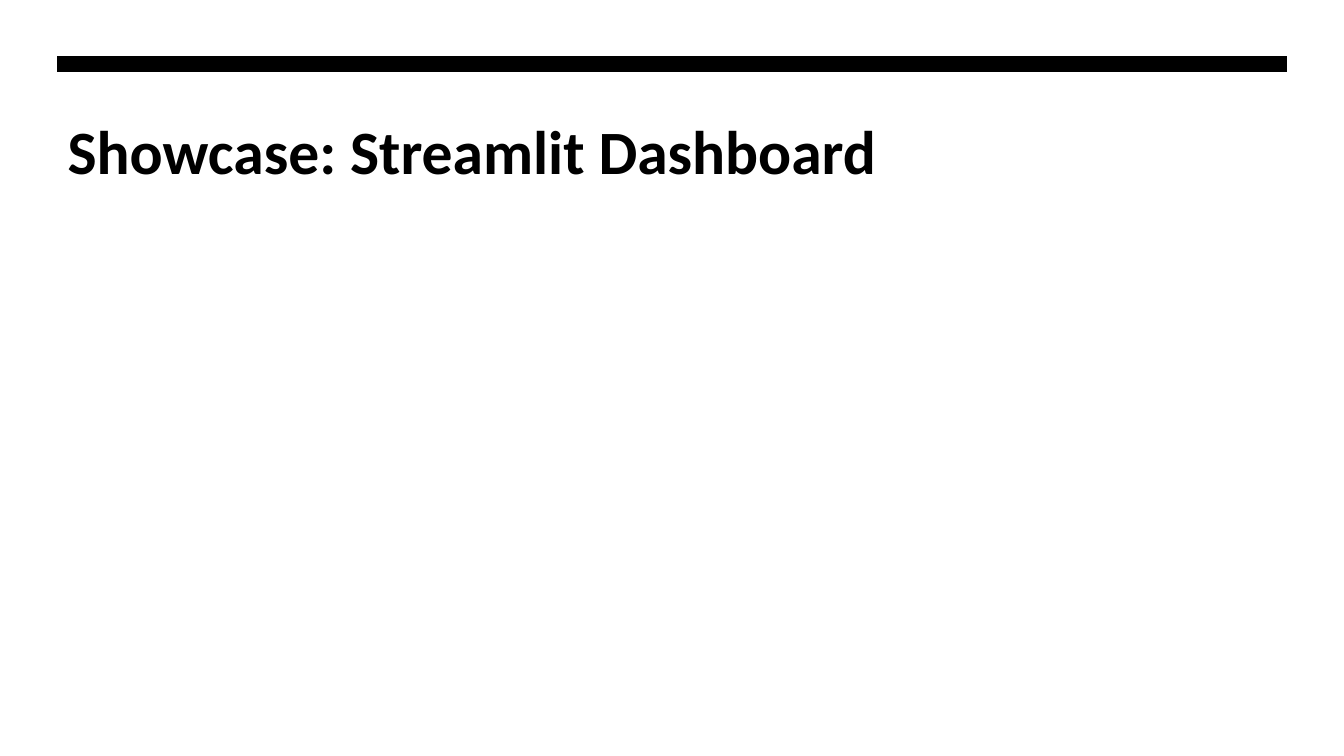
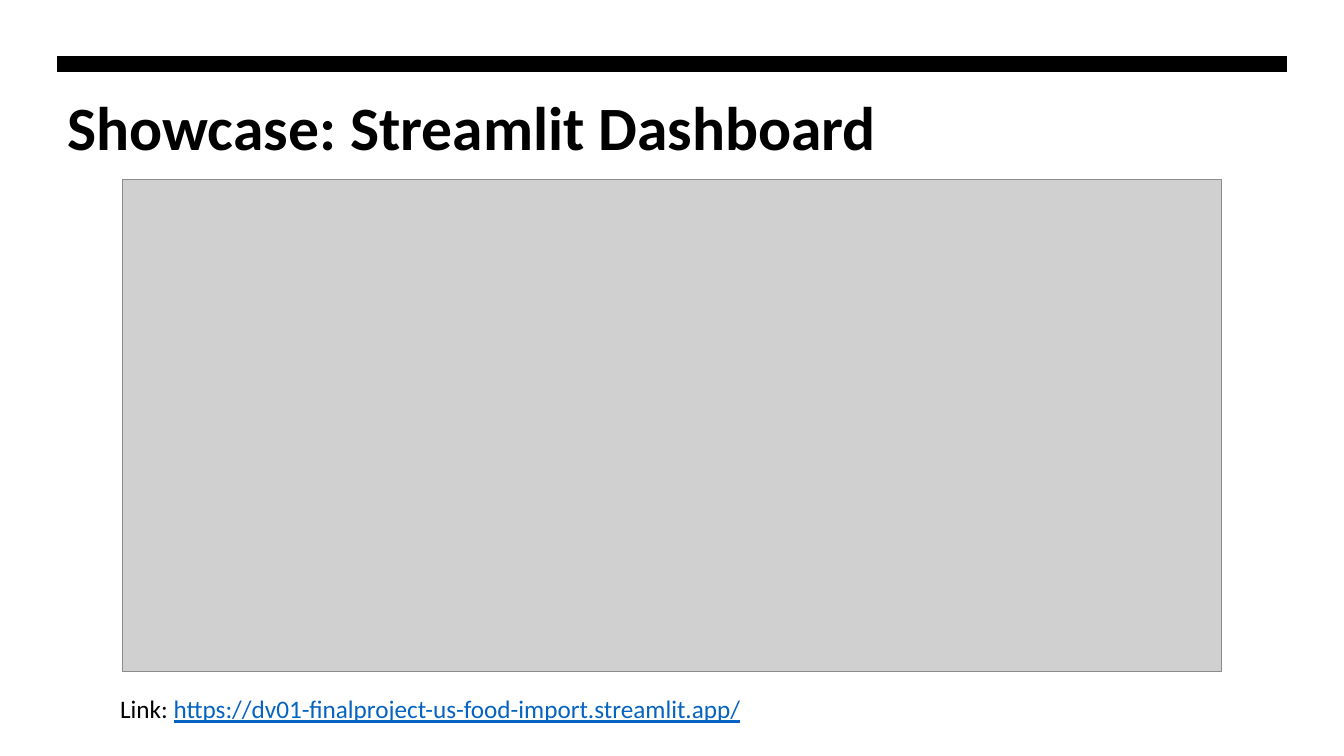
Before and after one commit to gamegtboyz/dv01-finalproject, a slide deck: slide 14 of foodimport.pptx. Drawn at 1344x756 pixels with LibreOffice and Linux fonts; fonts in the diff are those of the drawing; grey boxes stand for pictures. Boxes give left, top, right and bottom in pixels: in the first picture for what was removed or moved away, otherwise in the second. Text is boxed around its words. In the diff, an @@ line names an element or a change of style, - is before the commit and + after.

Commit message:
update presentations

```diff
--- a/foodimport.pptx
+++ b/foodimport.pptx
@@ title "Showcase: Streamlit Dashboard": place and size @@
-title "Showcase: Streamlit Dashboard" at box(68, 130, 876, 175)
+title "Showcase: Streamlit Dashboard" at box(68, 106, 876, 151)
@@ picture added at box(122, 179, 1222, 673) @@
@@ text added at box(120, 700, 740, 723), 18 pt, text #0563C1, underline @@
+Link: https://dv01-finalproject-us-food-import.streamlit.app/
```
